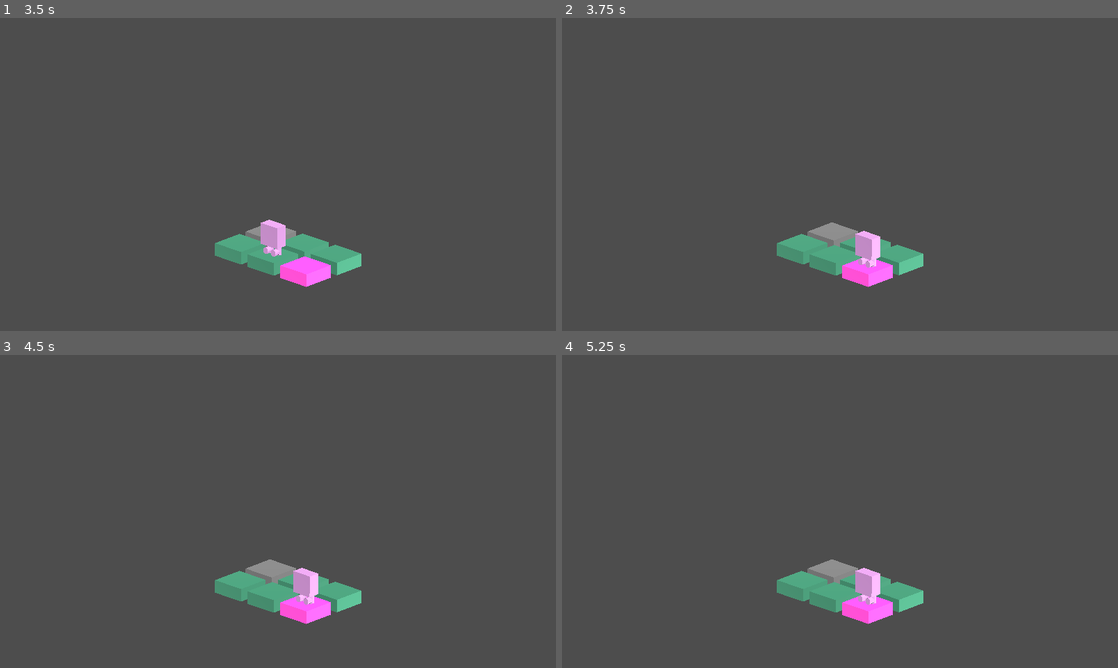
Above: before the commit, frames 1-4 (two rows, left to right).
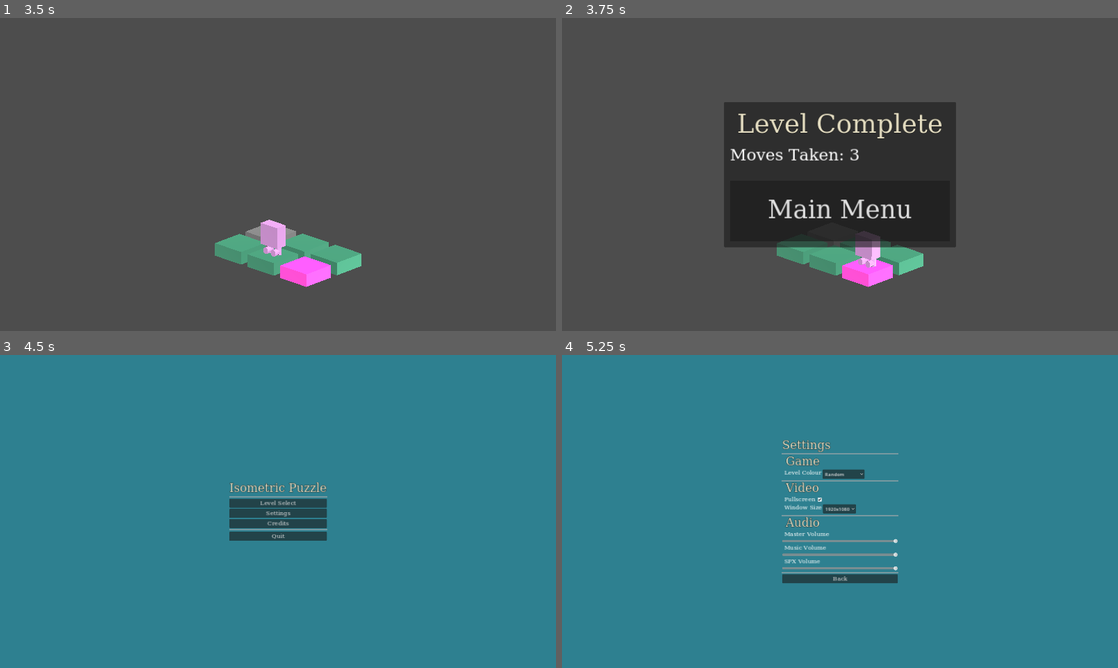
Above: after the commit, the same moments.

Repository: JakeDaSpud/triso
Game: Godot game, scene res://Scenes/Menus/Start_Menu.tscn
Two runs of this game, one before a commit and one after it. Both use one fixed random seed, a clock stepped at 60 frames per second and the inputs below. Before the commit the project starts from res://Scenes/Menus/StartMenu.tscn.
Inputs (mouse positions are in pixels of both pictures, inside the frame that each line leads up to):
- Up to frame 1 (3.5 s): click "Level Select" at 0.5 s; click "Play" at 1.25 s; tap Enter (ui_accept) at 2, 2.27, 2.75, 3.02 s; hold D (Right) 2.03-2.78 s; hold S (Down) from 2.78 s (still down)
- Up to frame 2 (3.75 s): tap Enter (ui_accept) at 3.5 s; release S (Down) at 3.53 s; hold D (Right) from 3.53 s (still down)
- Up to frame 3 (4.5 s): release D (Right) at 4.25 s; click (278, 549) at 4.25 s, where only the run after the commit has a clickable "Main Menu"
- Up to frame 4 (5.25 s): click (840, 514) at 5 s, where only the run after the commit has a clickable "Settings"

Frame 1 is identical in both runs. In frame 2, 19% of the frame differs, in the area x 29-71%, y 26-74%; in frame 3, 100%, in the area x 0-100%, y 0-100%; in frame 4, 100%.

Commit message:
:sparkles: levels can be completed
:lipstick: win screen works

Diff:
--- a/Scenes/Levels/Dynamic_Level.tscn
+++ b/Scenes/Levels/Dynamic_Level.tscn
@@ -1,8 +1,9 @@
-[gd_scene load_steps=4 format=3 uid="uid://023dl7lti4dx"]
+[gd_scene load_steps=5 format=3 uid="uid://023dl7lti4dx"]
 
 [ext_resource type="Script" path="res://Scripts/level_loader.gd" id="1_opnp5"]
 [ext_resource type="Script" path="res://Scripts/pause_menu.gd" id="2_8xam4"]
 [ext_resource type="Theme" uid="uid://bwxyf1daqa28p" path="res://Assets/Themes/normal_theme.tres" id="3_ho1sy"]
+[ext_resource type="Theme" uid="uid://bi3a0ha1ob2vt" path="res://Assets/Themes/main_theme.tres" id="4_0glts"]
 
 [node name="Dynamic_Level" type="Node3D"]
 script = ExtResource("1_opnp5")
@@ -81,5 +82,95 @@
 theme = ExtResource("3_ho1sy")
 text = "Main Menu"
 
+[node name="WinScreen" type="Control" parent="."]
+process_mode = 3
+visible = false
+layout_mode = 3
+anchors_preset = 8
+anchor_left = 0.5
+anchor_top = 0.5
+anchor_right = 0.5
+anchor_bottom = 0.5
+offset_left = -20.0
+offset_top = -20.0
+offset_right = 20.0
+offset_bottom = 20.0
+grow_horizontal = 2
+grow_vertical = 2
+size_flags_horizontal = 4
+size_flags_vertical = 4
+
+[node name="PanelContainer" type="PanelContainer" parent="WinScreen"]
+custom_minimum_size = Vector2(800, 501)
+layout_mode = 1
+anchors_preset = 8
+anchor_left = 0.5
+anchor_top = 0.5
+anchor_right = 0.5
+anchor_bottom = 0.5
+offset_left = -200.0
+offset_top = -150.0
+offset_right = 200.0
+offset_bottom = 150.0
+grow_horizontal = 2
+grow_vertical = 2
+
+[node name="VBoxContainer" type="VBoxContainer" parent="WinScreen/PanelContainer"]
+layout_mode = 2
+
+[node name="MarginContainer3" type="MarginContainer" parent="WinScreen/PanelContainer/VBoxContainer"]
+layout_mode = 2
+size_flags_vertical = 3
+theme_override_constants/margin_left = 20
+theme_override_constants/margin_top = 20
+theme_override_constants/margin_right = 20
+theme_override_constants/margin_bottom = 20
+
+[node name="VBoxContainer" type="VBoxContainer" parent="WinScreen/PanelContainer/VBoxContainer/MarginContainer3"]
+layout_mode = 2
+alignment = 1
+
+[node name="HBoxContainer" type="HBoxContainer" parent="WinScreen/PanelContainer/VBoxContainer/MarginContainer3/VBoxContainer"]
+layout_mode = 2
+alignment = 1
+
+[node name="LevelComplete" type="RichTextLabel" parent="WinScreen/PanelContainer/VBoxContainer/MarginContainer3/VBoxContainer/HBoxContainer"]
+layout_mode = 2
+size_flags_vertical = 3
+theme = ExtResource("4_0glts")
+theme_override_colors/default_color = Color(0.894448, 0.8657, 0.756734, 1)
+theme_override_colors/font_outline_color = Color(0, 0, 0, 1)
+theme_override_constants/outline_size = 3
+theme_override_constants/shadow_offset_y = 2
+theme_override_constants/shadow_offset_x = 2
+theme_override_constants/line_separation = 25
+theme_override_font_sizes/normal_font_size = 90
+text = "Level Complete"
+fit_content = true
+autowrap_mode = 0
+
+[node name="MovesTaken" type="RichTextLabel" parent="WinScreen/PanelContainer/VBoxContainer/MarginContainer3/VBoxContainer"]
+layout_mode = 2
+theme = ExtResource("3_ho1sy")
+theme_override_font_sizes/normal_font_size = 56
+text = "Moves Taken: "
+fit_content = true
+
+[node name="MarginContainer2" type="MarginContainer" parent="WinScreen/PanelContainer/VBoxContainer"]
+layout_mode = 2
+size_flags_vertical = 3
+theme_override_constants/margin_left = 20
+theme_override_constants/margin_top = 20
+theme_override_constants/margin_right = 20
+theme_override_constants/margin_bottom = 20
+
+[node name="LevelSelect" type="Button" parent="WinScreen/PanelContainer/VBoxContainer/MarginContainer2"]
+layout_mode = 2
+size_flags_vertical = 3
+theme = ExtResource("3_ho1sy")
+theme_override_font_sizes/font_size = 86
+text = "Main Menu"
+
 [connection signal="pressed" from="PauseMenu/PanelContainer/VBoxContainer/MarginContainer/Resume" to="PauseMenu" method="resume"]
 [connection signal="pressed" from="PauseMenu/PanelContainer/VBoxContainer/MarginContainer2/LevelSelect" to="PauseMenu" method="main_menu"]
+[connection signal="pressed" from="WinScreen/PanelContainer/VBoxContainer/MarginContainer2/LevelSelect" to="PauseMenu" method="main_menu"]
--- a/Scenes/Menus/StartMenu.tscn
+++ b/Scenes/Menus/Start_Menu.tscn
@@ -1,9 +1,9 @@
 [gd_scene load_steps=6 format=3 uid="uid://cubpyoliwesop"]
 
-[ext_resource type="Theme" uid="uid://bi3a0ha1ob2vt" path="res://Assets/Themes/main_theme.tres" id="1_6qus3"]
-[ext_resource type="Script" path="res://Scripts/start_menu.gd" id="1_s6gm7"]
-[ext_resource type="Theme" uid="uid://bwxyf1daqa28p" path="res://Assets/Themes/normal_theme.tres" id="3_fnmx3"]
-[ext_resource type="PackedScene" uid="uid://c63ydq1syhe8l" path="res://Scenes/Menus/level_select_scene.tscn" id="4_xp50j"]
+[ext_resource type="Script" path="res://Scripts/start_menu.gd" id="1_otn0c"]
+[ext_resource type="Theme" uid="uid://bi3a0ha1ob2vt" path="res://Assets/Themes/main_theme.tres" id="2_g7fi7"]
+[ext_resource type="Theme" uid="uid://bwxyf1daqa28p" path="res://Assets/Themes/normal_theme.tres" id="3_c84vp"]
+[ext_resource type="PackedScene" uid="uid://c63ydq1syhe8l" path="res://Scenes/Menus/Level_Select_Scene.tscn" id="4_38hb8"]
 
 [sub_resource type="StyleBoxLine" id="StyleBoxLine_1w6fw"]
 color = Color(0.67, 0.67, 0.67, 0.588235)
@@ -438,7 +438,7 @@
 layout_mode = 2
 size_flags_vertical = 3
 
-[node name="Level_01" parent="LevelSelect/NewLevelSelect/VBoxContainer/MarginContainer/Level_Select_ScrollContainer/Rows/MarginContainer/Level_Row_1" instance=ExtResource("4_xp50j")]
+[node name="Level_01" parent="LevelSelect/NewLevelSelect/VBoxContainer/MarginContainer/Level_Select_ScrollContainer/Rows/MarginContainer/Level_Row_1" instance=ExtResource("4_38hb8")]
 layout_mode = 2
 level_id = "Level 01"
 level_name = "Basics"
@@ -446,7 +446,7 @@
 level_target = 4
 level_txt_file = "res://Scenes/Levels/LevelData/Level-01_Basics.txt"
 
-[node name="Level_02" parent="LevelSelect/NewLevelSelect/VBoxContainer/MarginContainer/Level_Select_ScrollContainer/Rows/MarginContainer/Level_Row_1" instance=ExtResource("4_xp50j")]
+[node name="Level_02" parent="LevelSelect/NewLevelSelect/VBoxContainer/MarginContainer/Level_Select_ScrollContainer/Rows/MarginContainer/Level_Row_1" instance=ExtResource("4_38hb8")]
 layout_mode = 2
 level_id = "Level 02"
 level_name = "S, imple"
@@ -454,7 +454,7 @@
 level_target = 11
 level_txt_file = "res://Scenes/Levels/LevelData/Level-02_S_imple.txt"
 
-[node name="Level_03" parent="LevelSelect/NewLevelSelect/VBoxContainer/MarginContainer/Level_Select_ScrollContainer/Rows/MarginContainer/Level_Row_1" instance=ExtResource("4_xp50j")]
+[node name="Level_03" parent="LevelSelect/NewLevelSelect/VBoxContainer/MarginContainer/Level_Select_ScrollContainer/Rows/MarginContainer/Level_Row_1" instance=ExtResource("4_38hb8")]
 layout_mode = 2
 level_id = "Level 03"
 level_name = "Infinity"
@@ -470,7 +470,7 @@
 layout_mode = 2
 size_flags_vertical = 3
 
-[node name="Level_04" parent="LevelSelect/NewLevelSelect/VBoxContainer/MarginContainer/Level_Select_ScrollContainer/Rows/MarginContainer2/Level_Row_1" instance=ExtResource("4_xp50j")]
+[node name="Level_04" parent="LevelSelect/NewLevelSelect/VBoxContainer/MarginContainer/Level_Select_ScrollContainer/Rows/MarginContainer2/Level_Row_1" instance=ExtResource("4_38hb8")]
 layout_mode = 2
 level_id = "Level 04"
 level_name = "Loop"
@@ -478,7 +478,7 @@
 level_target = 10
 level_txt_file = "res://Scenes/Levels/LevelData/Level-04_Loop.txt"
 
-[node name="Level_05" parent="LevelSelect/NewLevelSelect/VBoxContainer/MarginContainer/Level_Select_ScrollContainer/Rows/MarginContainer2/Level_Row_1" instance=ExtResource("4_xp50j")]
+[node name="Level_05" parent="LevelSelect/NewLevelSelect/VBoxContainer/MarginContainer/Level_Select_ScrollContainer/Rows/MarginContainer2/Level_Row_1" instance=ExtResource("4_38hb8")]
 layout_mode = 2
 level_id = "Level 05"
 level_name = "Shuffle"
--- a/Scripts/game_manager.gd
+++ b/Scripts/game_manager.gd
@@ -1,6 +1,8 @@
 extends Node
 
 var level_to_load : String = "";
+var level_complete : bool = false;
+var player_moves : int = 0;
 
 var level_color : String = "Random";
 var level_waiting : bool = true;
@@ -9,16 +11,27 @@
 var music_volume : int = 100;
 var sfx_volume : int = 100;
 
-func go_to_level():
+func check_win() -> void:
+	print_debug("current scene name: " + get_tree().current_scene.name);
+	if get_tree().current_scene.name == "Dynamic_Level":
+		$"/root/Dynamic_Level".check_win();
+
+func increment_player_move() -> void:
+	player_moves = player_moves + 1;
+
+func go_to_level() -> void:
 	get_tree().change_scene_to_file("res://Scenes/Levels/Dynamic_Level.tscn");
 
-func go_to_menu():
-	get_tree().change_scene_to_file("res://Scenes/Menus/StartMenu.tscn");
+func go_to_menu() -> void:
+	level_to_load = "";
+	level_complete = false;
+	player_moves = 0;
+	get_tree().change_scene_to_file("res://Scenes/Menus/Start_Menu.tscn");
 
 # Called when the node enters the scene tree for the first time.
-func _ready():
+func _ready() -> void:
 	pass # Replace with function body.
 
 # Called every frame. 'delta' is the elapsed time since the previous frame.
-func _process(delta):
+func _process(delta) -> void:
 	pass
--- a/Scripts/level_loader.gd
+++ b/Scripts/level_loader.gd
@@ -12,6 +12,7 @@
 const Square_Player_Entity = preload("res://Entities/Players/Square.tscn");
 const Triangle_Player_Entity = preload("res://Entities/Players/Triangle.tscn");
 const Spawn_Entity = preload("res://Entities/Tiles/Spawn_Tile.tscn");
+var Players : Array[Node3D] = [];
 
 const Circle_Goal_Entity = preload("res://Entities/Tiles/CircleGoal_Tile.tscn");
 const Square_Goal_Entity = preload("res://Entities/Tiles/SquareGoal_Tile.tscn");
@@ -107,7 +108,7 @@
 	# iterate col
 	var col = 0;
 	var row = 0;
-	var index = 0;
+	var _index = 0;
 
 	for _current_tile : String in _lines:
 		_current_tile = _current_tile.replace(" ", "");
@@ -223,6 +224,26 @@
 
 	add_child(_tile);
 
+	if type == Circle_Player_Entity || type == Square_Player_Entity || type == Triangle_Player_Entity:
+		Players.append(_tile);
+
+
+# Iterate all Players can check if they are all Winning
+func check_win() -> void:
+	var all_on_goal : bool = true;
+	for Player in Players:
+		if !Player.onGoalTile:
+			all_on_goal = false;
+
+	if all_on_goal:
+		_win();
+
+
+# Update WinScreen's Moves Taken counter and show it
+func _win() -> void:
+	GameManager.level_complete = true;
+	$WinScreen/PanelContainer/VBoxContainer/MarginContainer3/VBoxContainer/MovesTaken.text = "Moves Taken: " + str(GameManager.player_moves);
+	$WinScreen.show();
 
 # Dramatic pause so the player can see the level get built, might be annoying for bigger levels
 func _wait(duration : float) -> void:
--- a/Scripts/pause_menu.gd
+++ b/Scripts/pause_menu.gd
@@ -18,3 +18,7 @@
 			resume();
 		else:
 			pause();
+
+
+func _on_level_select_pressed():
+	pass # Replace with function body.
--- a/Scripts/player_script.gd
+++ b/Scripts/player_script.gd
@@ -20,6 +20,9 @@
 
 # Called every frame. 'delta' is the elapsed time since the previous frame.
 func _process(delta):
+	if (GameManager.level_complete):
+		return;
+
 	# Get board array from parent, change current coordinates with own shape, update the parent's board
 	Board = get_parent().Board;
 	Board[y][x] = shape;
@@ -55,6 +58,7 @@
 				break;
 
 		Board = get_parent().Board;
+		GameManager.increment_player_move();
 		checkIfOnGoal();
 
 	if Input.is_action_just_pressed("Up") && timer > 2:
@@ -75,6 +79,7 @@
 				break;
 
 		Board = get_parent().Board;
+		GameManager.increment_player_move();
 		checkIfOnGoal();
 
 	if Input.is_action_just_pressed("Right") && timer > 2:
@@ -95,6 +100,7 @@
 				break;
 
 		Board = get_parent().Board;
+		GameManager.increment_player_move();
 		checkIfOnGoal();
 
 	if Input.is_action_just_pressed("Down") && timer > 2:
@@ -115,6 +121,7 @@
 				break;
 
 		Board = get_parent().Board;
+		GameManager.increment_player_move();
 		checkIfOnGoal();
 
 	if Input.is_action_just_pressed("ui_accept"):
@@ -136,3 +143,5 @@
 
 	else:
 		self.onGoalTile = false;
+
+	GameManager.check_win();
--- a/project.godot
+++ b/project.godot
@@ -11,7 +11,7 @@
 [application]
 
 config/name="iso_puzzle"
-run/main_scene="res://Scenes/Menus/StartMenu.tscn"
+run/main_scene="res://Scenes/Menus/Start_Menu.tscn"
 config/features=PackedStringArray("4.3", "GL Compatibility")
 config/icon="res://icon.svg"
 
Not shown: 22 places in Scenes/Menus/Start_Menu.tscn that only renumber resources
